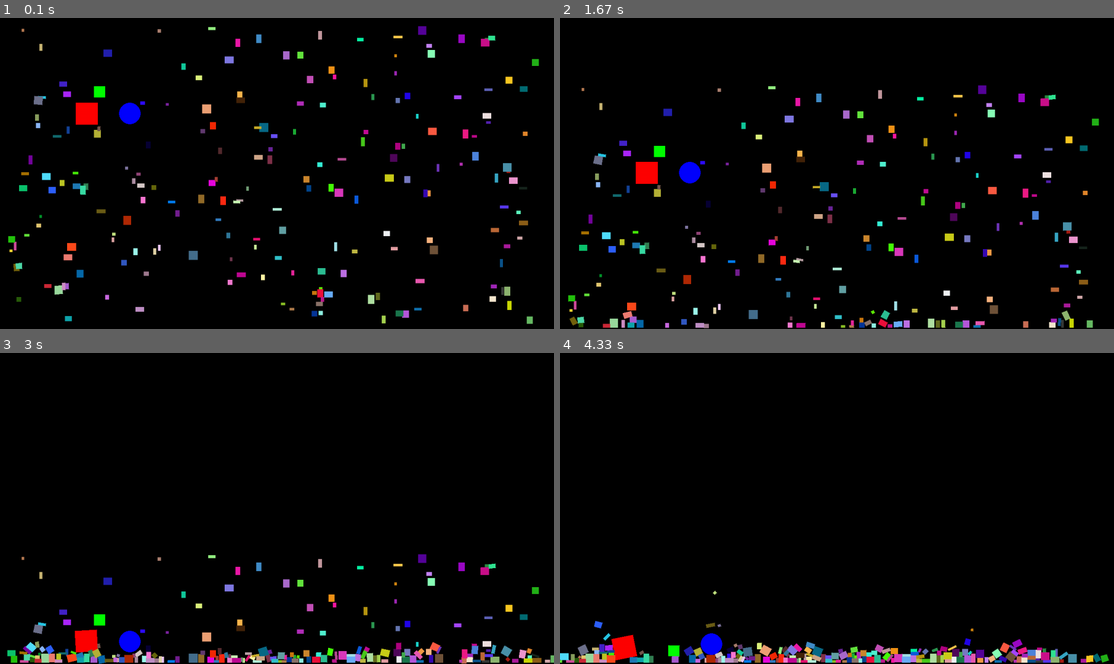
Above: before the commit, frames 1-4 (two rows, left to right).
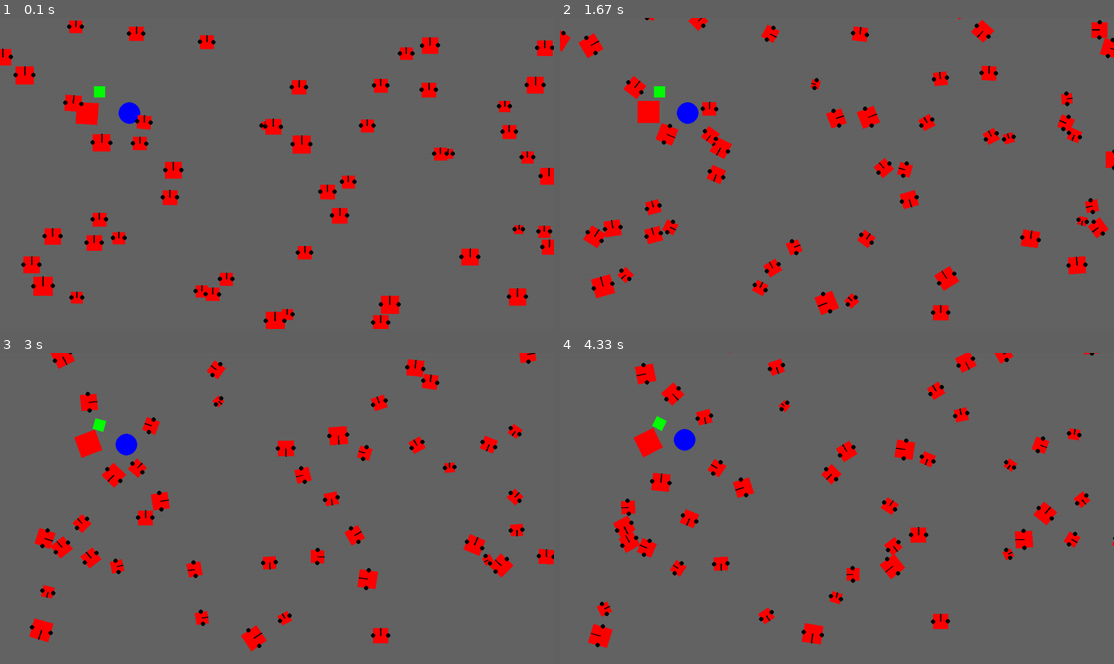
Above: after the commit, the same moments.

Repository: rasmus-bn/itu-thesis
Game: pygame game, started from run.py
The game is run twice, just before and just after one commit, with the same random seed, the same clock (stepped at 60 frames per second) and the same inputs.
Inputs:
- Up to frame 1 (0.1 s): no input
- Up to frame 2 (1.67 s): no input
- Up to frame 3 (3 s): no input
- Up to frame 4 (4.33 s): no input

The runs differ from the first frame. In frame 1, 99% of the frame differs, in the area x 0-100%, y 0-100%; in frame 2, 99%; in frame 3, 99%; in frame 4, 99%.

Commit message:
made robot

Diff:
--- /dev/null
+++ b/engine/helpers.py
@@ -0,0 +1,5 @@
+from pygame import Surface
+
+
+def pymunk_to_pygame_point(point: tuple, surface: Surface):
+    return int(point[0]), surface.get_height() - int(point[1])
--- a/engine/objects.py
+++ b/engine/objects.py
@@ -3,15 +3,19 @@
 import pygame
 import pymunk
 
+from engine.helpers import pymunk_to_pygame_point
 
-def pymunk_to_pygame_point(point: tuple, pixel_height):
-    return int(point[0]), pixel_height - int(point[1])
+
 
 
 class IGameObject:
-    def __init__(self, bode: pymunk.Body, shape: pymunk.Shape):
-        self.body = bode
+    def __init__(self, body: pymunk.Body, shape: pymunk.Shape):
+        self.body = body
         self.shape = shape
+
+    @property
+    def has_update(self):
+        return getattr(self.__class__, "update") is not getattr(IGameObject, "update")
 
     def update(self):
         pass
@@ -21,7 +25,7 @@
 
 
 @dataclass
-class BoxProps:
+class Box(IGameObject):
     x: int = 0
     y: int = 0
     width: int = 10
@@ -29,16 +33,16 @@
     color: tuple = (255, 255, 255)
     density: int = 1
 
-
-class Box(IGameObject, BoxProps):
-    def __init__(self, props: BoxProps):
-        BoxProps.__init__(self, **props.__dict__)
+    def __post_init__(self):
         self.body = pymunk.Body()
         self.body.position = (self.x, self.y)
-        # self.body = pymunk.Body(self.mass, pymunk.moment_for_box(self.mass, (self.width, self.height)))
         self.shape = pymunk.Poly.create_box(self.body, (self.width, self.height))
         self.shape.density = self.density
         IGameObject.__init__(self, self.body, self.shape)
+        self.top = (0, self.height / 2)
+        self.bottom = (0, self.height / 2)
+        self.left = (-self.width / 2, 0)
+        self.right = (self.width / 2, 0)
 
     def draw(self, surface):
         # Calculate the vertices of the rotated box
@@ -46,24 +50,21 @@
         points = []
         for vertex in vertices:
             rotated_point = self.body.local_to_world(vertex)
-            points.append(pymunk_to_pygame_point(rotated_point, surface.get_height()))
+            points.append(pymunk_to_pygame_point(rotated_point, surface))
 
         # Draw the polygon
         pygame.draw.polygon(surface, self.color, points)
 
 
 @dataclass
-class CircleProps:
+class Circle(IGameObject):
     x: int = 0
     y: int = 0
     radius: int = 10
     color: tuple = (255, 255, 255)
     density: int = 1
 
-
-class Circle(IGameObject, CircleProps):
-    def __init__(self, props: CircleProps):
-        CircleProps.__init__(self, **props.__dict__)
+    def __post_init__(self):
         self.body = pymunk.Body()
         self.body.position = (self.x, self.y)
         self.shape = pymunk.Circle(self.body, self.radius)
@@ -71,7 +72,7 @@
         IGameObject.__init__(self, self.body, self.shape)
 
     def draw(self, surface):
-        x, y = pymunk_to_pygame_point(self.body.position, surface.get_height())
+        x, y = pymunk_to_pygame_point(self.body.position, surface)
         pygame.draw.circle(
             surface,
             self.color,
--- /dev/null
+++ b/engine/robot.py
@@ -0,0 +1,126 @@
+import math
+import pygame
+from engine.objects import Box
+from engine.helpers import pymunk_to_pygame_point
+
+# Used for calculating the size of the robot
+BATTERY_SCALER = 1
+MOTOR_SCALER = 1
+SIZE_SCALER = 1
+# Used to calculate the weight of the robot
+BATTERY_DENSITY = 1
+MOTOR_DENSITY = 1
+WEIGHT_SCALER = 1
+# Used to calculate the force of the motors and their power consumption
+MOTOR_FORCE_SCALER = 100
+MOTOR_POWER_SCALER = 0.001
+
+
+class RobotBase(Box):
+    def __init__(
+        self,
+        battery_capacity: float,
+        motor_strength: float,
+        position: tuple = None,
+        color: tuple = None,
+    ):
+        self.battery_capacity = battery_capacity
+        self.battery_left = battery_capacity
+        self.motor_strength = motor_strength
+
+        self.size = self._calc_robot_size()
+        self.width = math.sqrt(self.size)
+        self.weight = self._calc_robot_weight()
+
+        # Call the box constructor
+        super().__init__(
+            *(position or (0, 0)),
+            width=self.width,
+            height=self.width,
+            color=color or (255, 0, 0),
+            density=self._calc_robot_density(),
+        )
+
+        self._left_motor = 0
+        self._right_motor = 0
+        self._force_left = 0
+        self._force_right = 0
+
+    def set_motor_values(self, left: float, right: float):
+        # Clamp the values to -1, 1
+        left = max(-1, min(1, left))
+        right = max(-1, min(1, right))
+
+        self._left_motor = left
+        self._right_motor = right
+
+    def draw(self, surface):
+        super().draw(surface)
+
+        # Draw wheels
+        left = self.body.local_to_world(self.left)
+        right = self.body.local_to_world(self.right)
+        pygame.draw.circle(surface, (0, 0, 0), pymunk_to_pygame_point(left, surface), 5)
+        pygame.draw.circle(
+            surface, (0, 0, 0), pymunk_to_pygame_point(right, surface), 5
+        )
+
+        # Draw direction
+        up_left = self.body.local_to_world((self.top[0] - 1, self.top[1]))
+        up_right = self.body.local_to_world((self.top[0] + 1, self.top[1]))
+        center_left = self.body.local_to_world((-1, 0))
+        center_right = self.body.local_to_world((1, 0))
+        pygame.draw.polygon(
+            surface,
+            (0, 0, 0),
+            [
+                pymunk_to_pygame_point(up_left, surface),
+                pymunk_to_pygame_point(center_left, surface),
+                pymunk_to_pygame_point(center_right, surface),
+                pymunk_to_pygame_point(up_right, surface),
+            ],
+        )
+
+    def update(self):
+        self.controller_update()
+
+        self._force_left = self._calc_motor_force(self._left_motor)
+        self._force_right = self._calc_motor_force(self._right_motor)
+
+        self.battery_left -= self._calc_power_consumption()
+
+        if self.battery_left <= 0:
+            self.battery_left = 0
+            self._force_left = 0
+            self._force_right = 0
+            print("Battery depleted")
+
+        self.body.apply_force_at_local_point((0, self._force_left), self.left)
+        self.body.apply_force_at_local_point((0, self._force_right), self.right)
+
+    def controller_update(self):
+        pass
+
+    def _calc_robot_size(self):
+        return (
+            self.battery_capacity * BATTERY_SCALER + self.motor_strength * MOTOR_SCALER
+        ) * SIZE_SCALER
+
+    def _calc_robot_weight(self):
+        return (
+            self.battery_capacity * BATTERY_DENSITY
+            + self.motor_strength * MOTOR_DENSITY
+        ) * WEIGHT_SCALER
+
+    def _calc_motor_force(self, motor_value: float):
+        return motor_value * self.motor_strength * MOTOR_FORCE_SCALER
+
+    def _calc_power_consumption(self):
+        return (
+            (abs(self._left_motor) + abs(self._right_motor))
+            * self.motor_strength
+            * MOTOR_POWER_SCALER
+        )
+
+    def _calc_robot_density(self):
+        return self.weight / self.size
--- a/engine/simulation.py
+++ b/engine/simulation.py
@@ -6,25 +6,25 @@
 
 
 @dataclass
-class SimulationProps:
+class SimulationBase:
     world_scale: int = 10
     fps: int = 60
     enable_display: bool = True
     enable_realtime: bool = True
     pixels_x: int = 640
     pixels_y: int = 480
+    background_color: tuple = (100, 100, 100)
 
-
-class SimulationBase(SimulationProps):
-    def __init__(self, props: SimulationProps):
-        super().__init__(**props.__dict__)
+    def __post_init__(self):
         self._game_objects: IGameObject = []
+        self._logic_objects = None
 
         # Physics
         self.delta_time = 1 / self.fps
         self.delta_time_alert = self.delta_time * 1.2
         self.space = pymunk.Space()
-        self.space.gravity = (0, -100)
+        # How much energy is lost over time
+        self.space.damping = 0.50
 
         # Visualization
         self._display = None
@@ -40,6 +40,7 @@
             pygame.quit()
 
     def run(self):
+        self._logic_objects = [go for go in self._game_objects if go.has_update]
         last_time = pygame.time.get_ticks()
         while True:
             actual_delta_time = (pygame.time.get_ticks() - last_time) / 1000
@@ -72,12 +73,12 @@
 
     def _update_logic(self):
         self.update()
-        for obj in self._game_objects:
+        for obj in self._logic_objects:
             obj.update()
 
     def _update_visuals(self):
         if self.enable_display:
-            self._display.fill((0, 0, 0))
+            self._display.fill(self.background_color)
             for obj in self._game_objects:
                 obj.draw(self._display)
 
@@ -90,5 +91,5 @@
 
 
 if __name__ == "__main__":
-    sim = SimulationBase(SimulationProps())
+    sim = SimulationBase()
     sim.run()
--- a/run.py
+++ b/run.py
@@ -1,32 +1,63 @@
 import pymunk
 import random
-from engine.objects import Box, BoxProps, Circle, CircleProps
-from engine.simulation import SimulationBase, SimulationProps
+from engine.objects import Box, Circle
+from engine.robot import RobotBase
+from engine.simulation import SimulationBase
 
 
-box = Box(BoxProps(x=200, y=500, width=50, height=50, color=(255, 0, 0)))
-box2 = Box(BoxProps(x=230, y=550, width=25, height=25, color=(0, 255, 0)))
+class RotatingRobot(RobotBase):
+    def controller_update(self):
+        self.set_motor_values(-1, 1)
+
+
+class RotatingBox(Box):
+    def update(self):
+        force = 100000
+        self.body.apply_force_at_local_point((0, force), self.left)
+        self.body.apply_force_at_local_point((0, -force), self.right)
+
 
 size_x = 1280
 size_y = 720
 
-sim = SimulationBase(SimulationProps(pixels_x=size_x, pixels_y=size_y))
+sim = SimulationBase(pixels_x=size_x, pixels_y=size_y)
+
+box = Box(x=200, y=500, width=50, height=50, color=(255, 0, 0))
+box2 = Box(x=230, y=550, width=25, height=25, color=(0, 255, 0))
 sim.add_game_object(box)
 sim.add_game_object(box2)
 
-circle = Circle(CircleProps(x=300, y=500, radius=25, color=(0, 0, 255)))
+
+robot = RotatingRobot(battery_capacity=1000, motor_strength=1000, position=(100, 100))
+sim.add_game_object(robot)
+
+circle = Circle(x=300, y=500, radius=25, color=(0, 0, 255))
 sim.add_game_object(circle)
+
+
+# Create 5 random robots
+for _ in range(50):
+    x = random.randint(0, size_x)
+    y = random.randint(0, size_y)
+    battery_capacity = random.randint(100, 1000)
+    motor_strength = random.randint(100, 1000)
+    robot = RobotBase(battery_capacity, motor_strength, position=(x, y))
+    sim.add_game_object(robot)
+    motor_left = random.uniform(0, 1)
+    motor_right = random.uniform(0, 1)
+    robot.set_motor_values(motor_left, motor_right)
+
 
 # Create additional 5 random boxes
 padding = 20
-for _ in range(200):
-    x = random.randint(padding, size_x - padding)
-    y = random.randint(padding, size_y - padding)
-    width = random.randint(5, padding)
-    height = random.randint(5, padding)
-    color = (random.randint(0, 255), random.randint(0, 255), random.randint(0, 255))
-    box = Box(BoxProps(x=x, y=y, width=width, height=height, color=color))
-    sim.add_game_object(box)
+# for _ in range(1000):
+#     x = random.randint(padding, size_x - padding)
+#     y = random.randint(padding, size_y - padding)
+#     width = random.randint(5, padding)
+#     height = random.randint(5, padding)
+#     color = (random.randint(0, 255), random.randint(0, 255), random.randint(0, 255))
+#     box = Box(x=x, y=y, width=width, height=height, color=color)
+#     sim.add_game_object(box)
 
 seg_body = pymunk.Body(body_type=pymunk.Body.STATIC)
 seg = pymunk.Segment(
